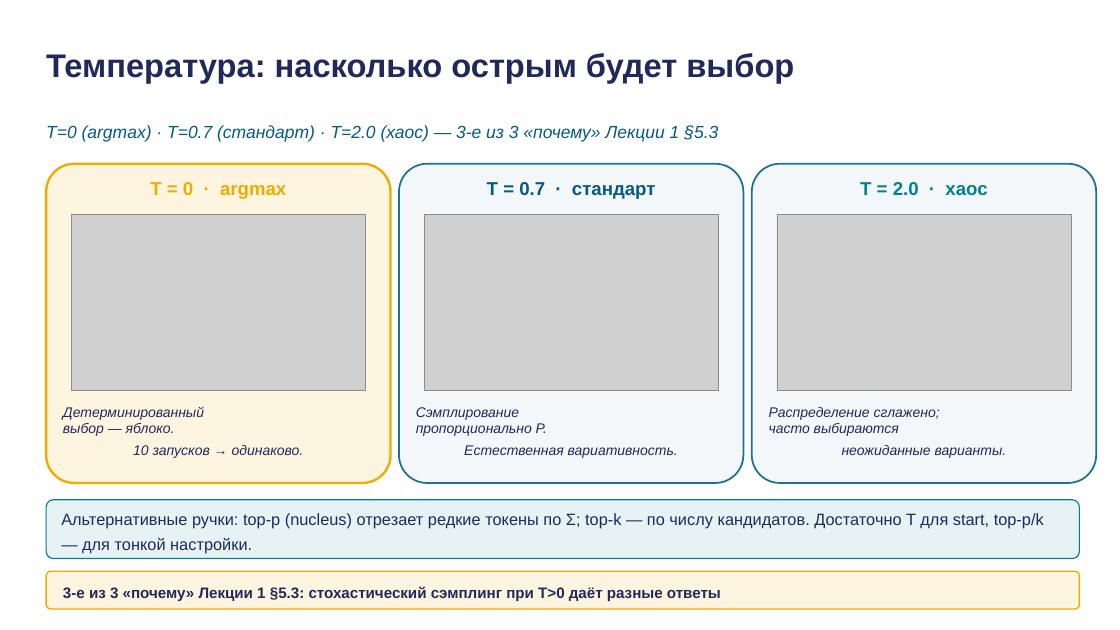
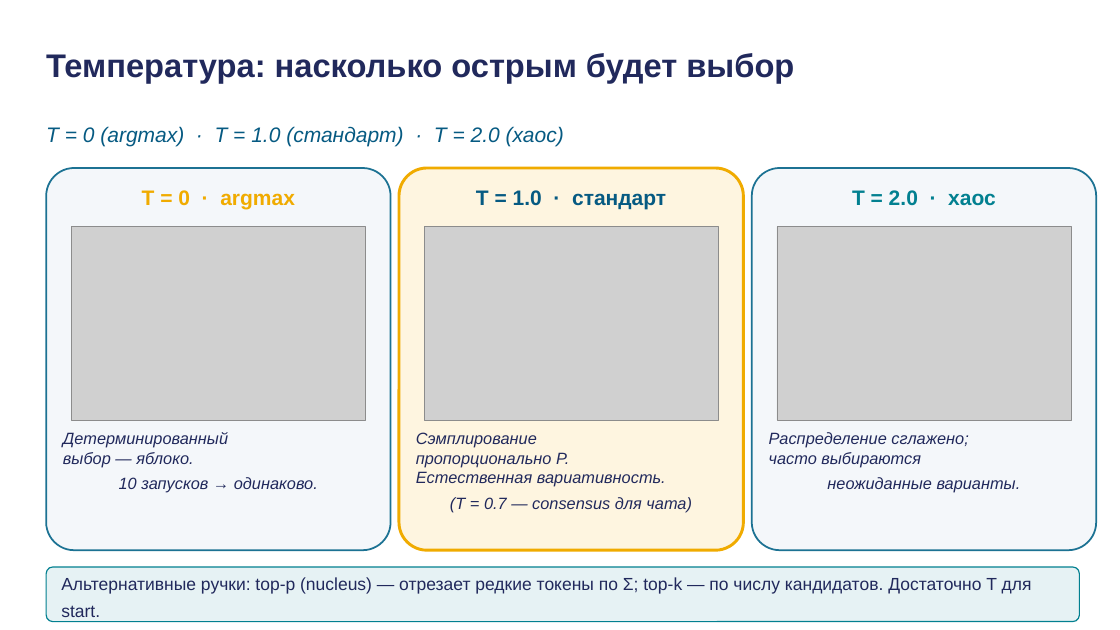
Before and after one commit to tellina-study/AI-usage-lessons, a slide deck: slide 19 of library/lectures/lec-02/rendered/lec-02.pptx. Drawn at 1120x630 pixels with LibreOffice and Linux fonts; fonts in the diff are those of the drawing; grey boxes stand for pictures. Boxes give left, top, right and bottom in pixels: in the first picture for what was removed or moved away, otherwise in the second. Text is boxed around its words. In the diff, an @@ line names an element or a change of style, - is before the commit and + after.

```diff
--- a/library/lectures/lec-02/rendered/lec-02.pptx
+++ b/library/lectures/lec-02/rendered/lec-02.pptx
@@ text at (46,126,564,146): text changed; size 15 to 18 pt @@
-T=0 (argmax) · T=0.7 (стандарт) · T=2.0 (хаос) — 3-е из 3 «почему» Лекции 1 §5.3
+T = 0 (argmax) · T = 1.0 (стандарт) · T = 2.0 (хаос)
@@ rounded rectangle: place and size @@
-rounded rectangle at (46,164,391,483)
+rounded rectangle at (46,168,391,550)
@@ rounded rectangle at (46,168,391,550): fill #FEF5E0 to #F4F7FA; outline #F0AB00 2 pt to #1C7293 1.5 pt; proportions changed @@
@@ rounded rectangle: place and size @@
-rounded rectangle at (399,164,744,483)
+rounded rectangle at (399,168,744,550)
@@ rounded rectangle at (399,168,744,550): fill #F4F7FA to #FEF5E0; outline #1C7293 1.5 pt to #F0AB00 2.5 pt; proportions changed @@
@@ rounded rectangle: place and size @@
-rounded rectangle at (752,164,1096,483)
+rounded rectangle at (752,168,1096,550)
@@ rounded rectangle at (752,168,1096,550): proportions changed @@
@@ text "T = 0 · argmax": place and size @@
-text "T = 0 · argmax" at (150,182,286,199)
+text "T = 0 · argmax" at (142,190,295,209)
@@ text "T = 0 · argmax" at (142,190,295,209): size 16 to 18 pt @@
@@ text at (476,190,666,209): text changed; size 16 to 18 pt @@
-T = 0.7 · стандарт
+T = 1.0 · стандарт
@@ text "T = 2.0 · хаос": place and size @@
-text "T = 2.0 · хаос" at (860,182,987,196)
+text "T = 2.0 · хаос" at (852,190,996,206)
@@ text "T = 2.0 · хаос" at (852,190,996,206): size 16 to 18 pt @@
@@ picture: place and size @@
-picture at (71,214,365,391)
+picture at (71,227,365,420)
@@ picture: place and size @@
-picture at (424,214,718,391)
+picture at (424,227,718,420)
@@ picture: place and size @@
-picture at (777,214,1071,391)
+picture at (777,227,1071,420)
@@ text "Детерминированный выбор — яблоко. 10 ...": place and size @@
-text "Детерминированный выбор — яблоко. 10 ..." at (63,407,304,458)
+text "Детерминированный выбор — яблоко. 10 ..." at (63,432,318,493)
@@ text "Детерминированный выбор — яблоко. 10 ..." at (63,432,318,493): size 12 to 14 pt @@
@@ text at (416,432,692,513): text changed; size 12 to 14 pt @@
-Сэмплирование
-пропорционально P.
-Естественная вариативность.
+Сэмплирование
+пропорционально P.
+Естественная вариативность.
+(T = 0.7 — consensus для чата)
@@ text "Распределение сглажено; часто выбираются неожиданные ..." at (769,432,1021,493): size 12 to 14 pt @@
@@ text "Распределение сглажено; часто выбираются неожиданные ...": place and size @@
-text "Распределение сглажено; часто выбираются неожиданные ..." at (769,407,1007,458)
+text "Распределение сглажено; часто выбираются неожиданные ..." at (769,432,1021,493)
@@ rounded rectangle: place and size @@
-rounded rectangle at (46,500,1080,559)
+rounded rectangle at (46,567,1080,622)
@@ rounded rectangle removed at (46,571,1080,609) @@
@@ text at (61,577,1032,617): text changed; size 14 to 15 pt @@
-Альтернативные ручки: top-p (nucleus) отрезает редкие токены по Σ; top-k — по числу кандидатов. Достаточно T для start, top-p/k — для тонкой настройки.
+Альтернативные ручки: top-p (nucleus) — отрезает редкие токены по Σ; top-k — по числу кандидатов. Достаточно T для start.
@@ text removed at (63,586,721,601) @@
-3-е из 3 «почему» Лекции 1 §5.3: стохастический сэмплинг при T>0 даёт разные ответы
```
Also in this commit, not shown: 16 other slides changed, 9 other files.
